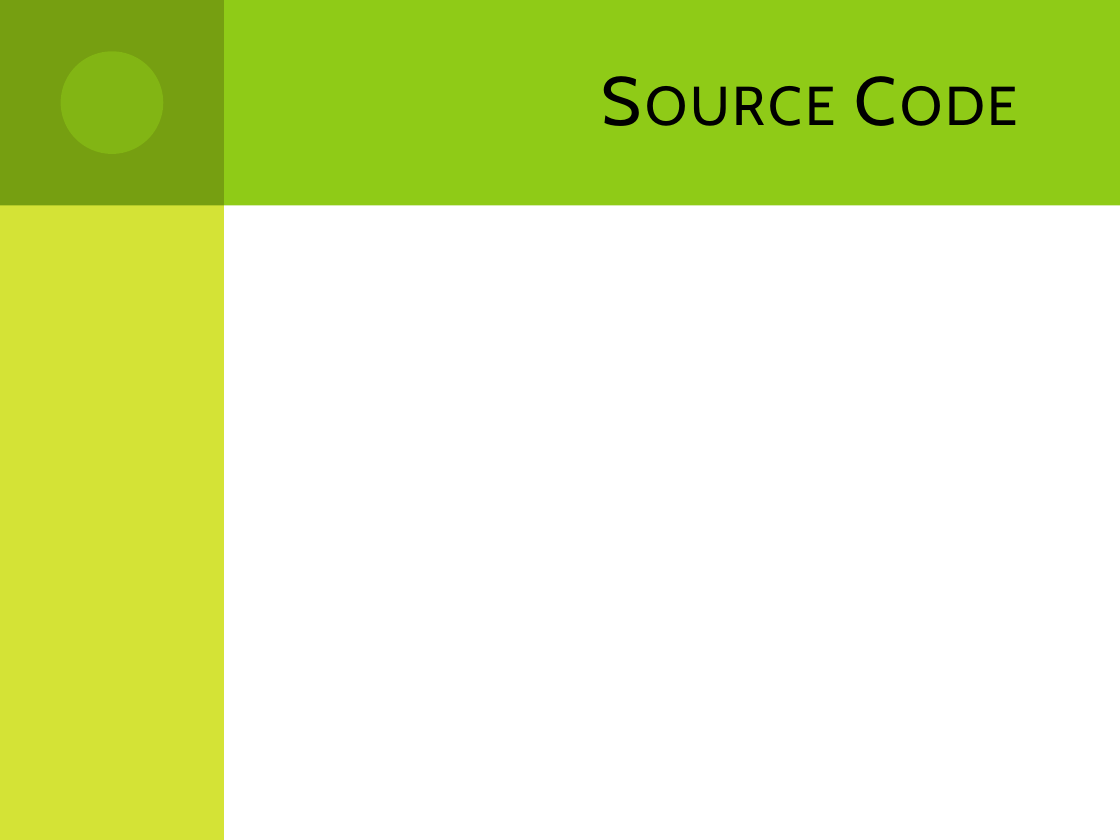
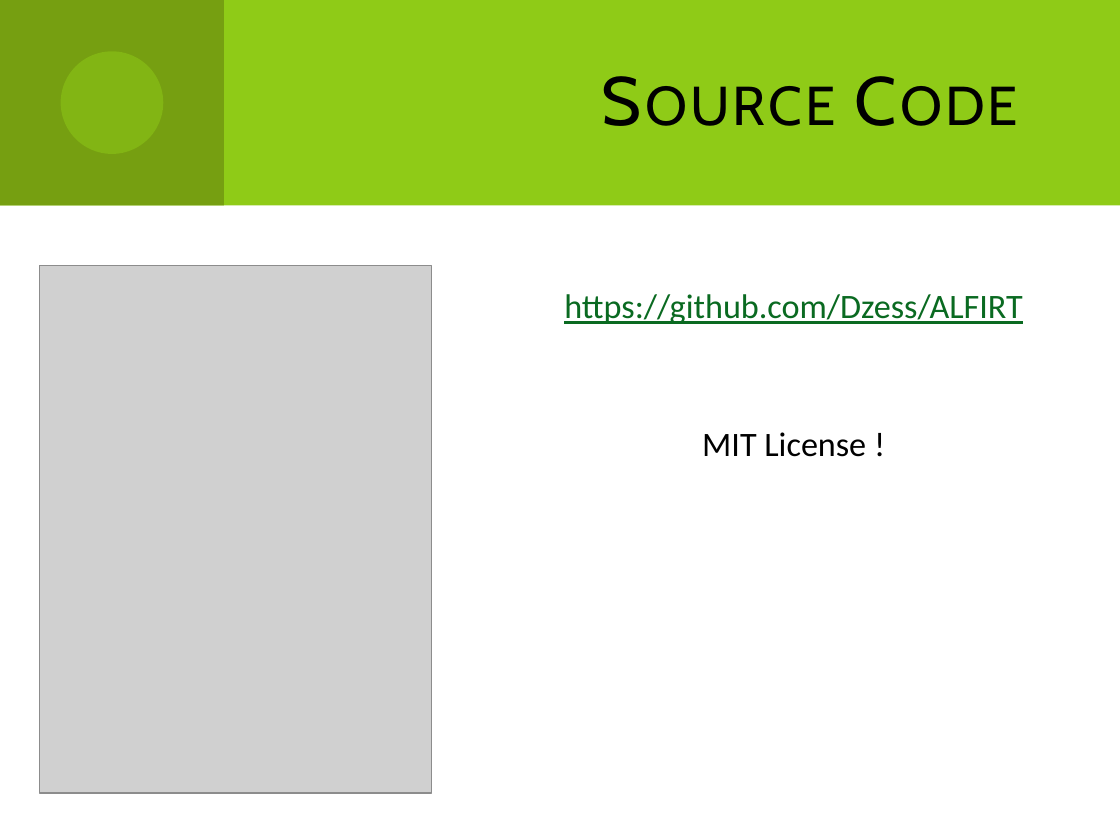
Before and after one commit to Dzess/ALFIRT, a slide deck: slide 14 of documentation/presentation/general_overview.pptx (slide 13 before the commit). Drawn at 1120x840 pixels with LibreOffice and Linux fonts; fonts in the diff are those of the drawing; grey boxes stand for pictures. Boxes give left, top, right and bottom in pixels: in the first picture for what was removed or moved away, otherwise in the second. Text is boxed around its words. In the diff, an @@ line names an element or a change of style, - is before the commit and + after.

Commit message:
Partially finished overview presentation. Added license file

```diff
--- a/documentation/presentation/general_overview.pptx
+++ b/documentation/presentation/general_overview.pptx
@@ rectangle: place and size @@
-rectangle at (56,0,1120,205)
+rectangle at (0,0,1120,205)
@@ rectangle removed at (0,0,224,840) @@
@@ picture added at (39,265,431,793) @@
@@ text added at (564,294,1022,457), 22 pt, text #0A6A21, underline @@
+https://github.com/Dzess/ALFIRT
+MIT License !
```
Also in this commit, not shown: 9 other slides changed, 3 slides added, 1 slide removed, 2 other files.
